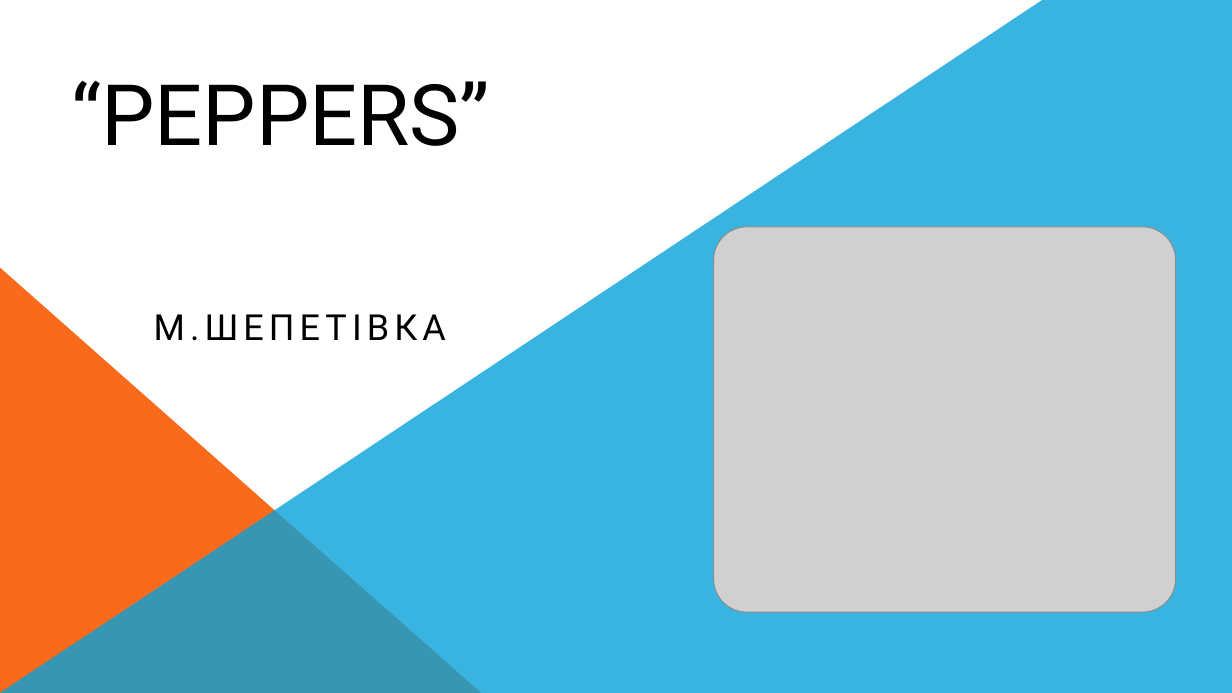
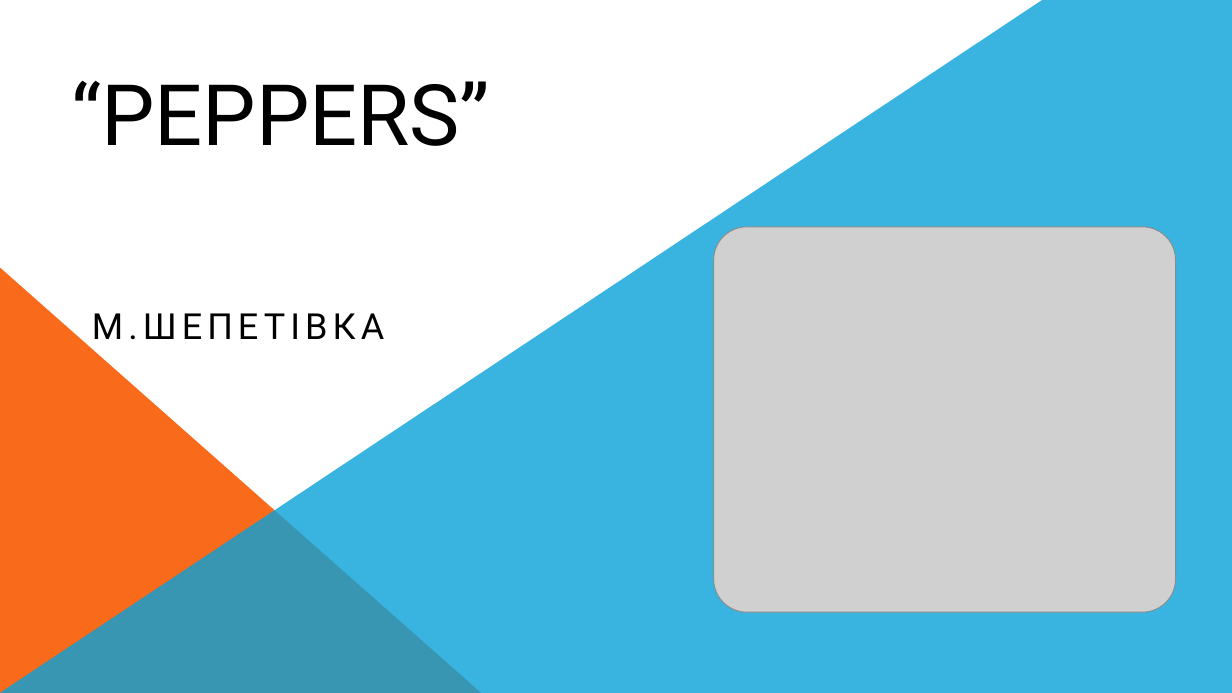
Before and after one commit to Ap3lsin4k/ANDRII-I_liceum, a slide deck: slide 1 of Peppers.pptx. Drawn at 1232x693 pixels with LibreOffice and Linux fonts; fonts in the diff are those of the drawing; grey boxes stand for pictures. Boxes give left, top, right and bottom in pixels: in the first picture for what was removed or moved away, otherwise in the second. Text is boxed around its words. In the diff, an @@ line names an element or a change of style, - is before the commit and + after.

```diff
--- a/Peppers.pptx
+++ b/Peppers.pptx
@@ subtitle "М.ШЕПЕТІВКА": place and size @@
-subtitle "М.ШЕПЕТІВКА" at box(154, 314, 446, 341)
+subtitle "М.ШЕПЕТІВКА" at box(92, 313, 384, 340)
```
Also in this commit, not shown: 3 other slides changed, 2 slides added, 1 slide removed, 1 other file.
